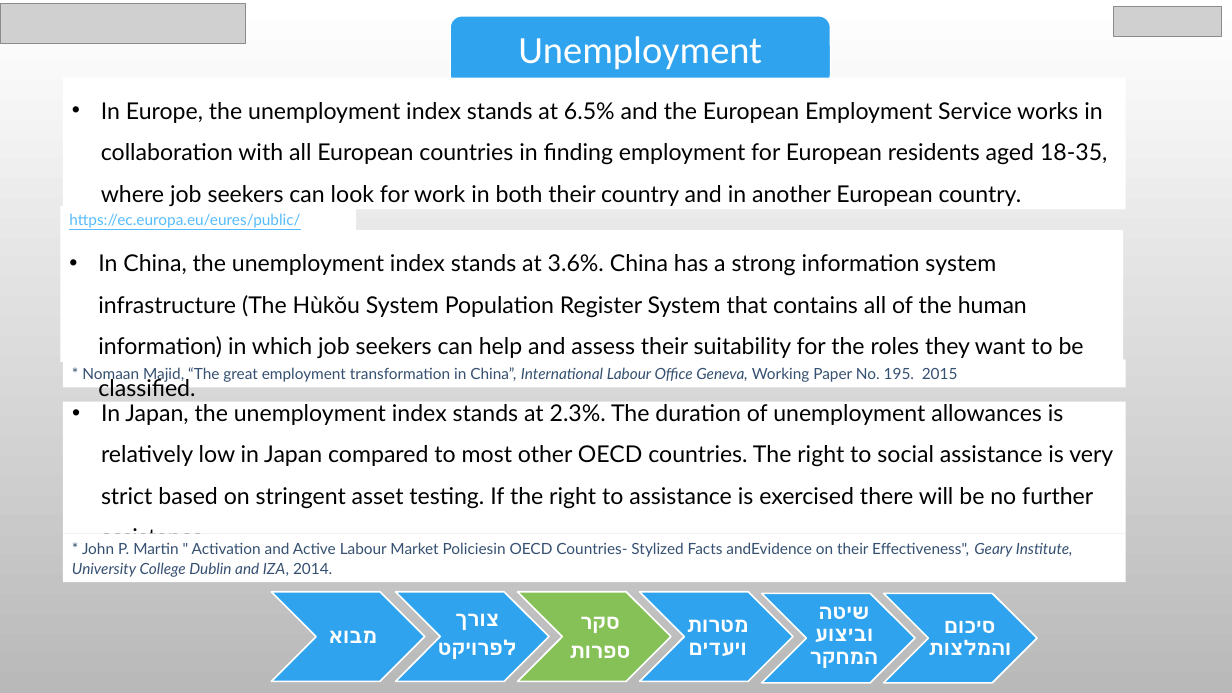
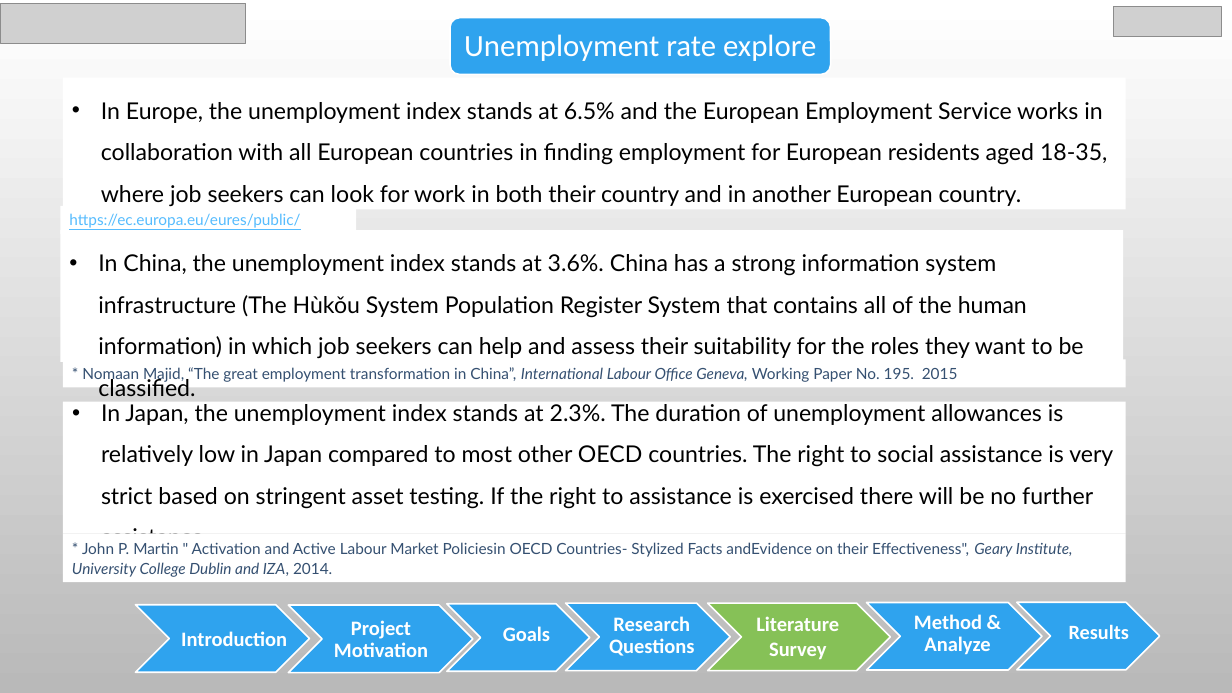
Before and after one commit to chen890/Final-Research-Project---IES, a slide deck: slide 10 of English Final Project.pptx (slide 9 before the commit). Drawn at 1232x693 pixels with LibreOffice and Linux fonts; fonts in the diff are those of the drawing; grey boxes stand for pictures; background and template pictures are left out. Boxes give left, top, right and bottom in pixels: in the first picture for what was removed or moved away, otherwise in the second. Text is boxed around its words. In the diff, an @@ line names an element or a change of style, - is before the commit and + after.

```diff
--- a/English Final Project.pptx
+++ b/English Final Project.pptx
@@ rounded rectangle: place and size @@
-rounded rectangle at [450,16,831,87]
+rounded rectangle at [450,18,831,74]
@@ text at [464,34,816,61]: text changed; size 30 to 24 pt @@
-Unemployment
+Unemployment rate explore
@@ chevron removed at [518,592,671,681] @@
@@ chevron added at [136,605,310,673], fill #2FA3EE, outline #FFFFFF 1.25 pt @@
@@ chevron: place and size @@
-chevron at [272,592,425,681]
+chevron at [288,605,473,673]
@@ text added at [334,620,428,657], 16 pt, text #FFFFFF, bold @@
+Project Motivation
@@ text removed at [438,613,517,659] @@
-צורך
-לפרויקט
@@ chevron: place and size @@
-chevron at [396,592,549,681]
+chevron at [447,604,591,671]
@@ text added at [503,626,550,641], 16 pt, text #FFFFFF, bold @@
+Goals
@@ chevron: place and size @@
-chevron at [640,592,793,681]
+chevron at [566,604,730,671]
@@ text removed at [569,616,630,658] @@
-סקר
-ספרות
@@ text added at [609,616,694,656], 16 pt, text #FFFFFF, bold @@
+Research Questions
@@ text removed at [687,619,749,656] @@
-מטרות ויעדים
@@ chevron: place and size @@
-chevron at [762,593,915,683]
+chevron at [708,604,891,671]
@@ chevron at [708,604,891,671]: fill #2FA3EE to #86C157 @@
@@ text added at [756,616,839,659], 16 pt, text #FFFFFF, bold @@
+Literature Survey
@@ text removed at [810,606,878,668] @@
-שיטה וביצוע המחקר
@@ chevron: place and size @@
-chevron at [884,593,1037,683]
+chevron at [867,603,1043,670]
@@ text added at [914,614,990,655], 16 pt, text #FFFFFF, bold @@
+Method & Analyze
@@ text removed at [928,621,1011,655] @@
-סיכום והמלצות
@@ chevron added at [1017,603,1160,670], fill #2FA3EE, outline #FFFFFF 1.25 pt @@
@@ text added at [1069,624,1129,639], 15.8 pt, text #FFFFFF, bold @@
+Results
@@ text added at [181,631,287,646], 16 pt, text #FFFFFF, bold @@
+Introduction
@@ text removed at [329,630,377,643] @@
-מבוא
```
Also in this commit, not shown: 26 other slides changed, 1 other file.
